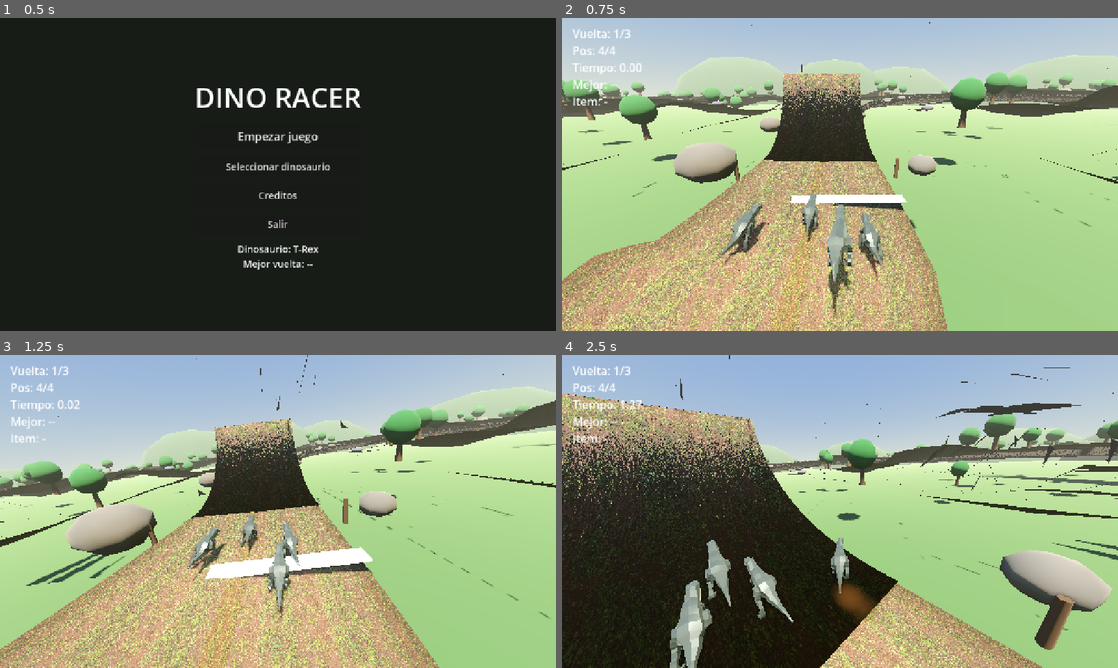
Above: before the commit, frames 1-4 (two rows, left to right).
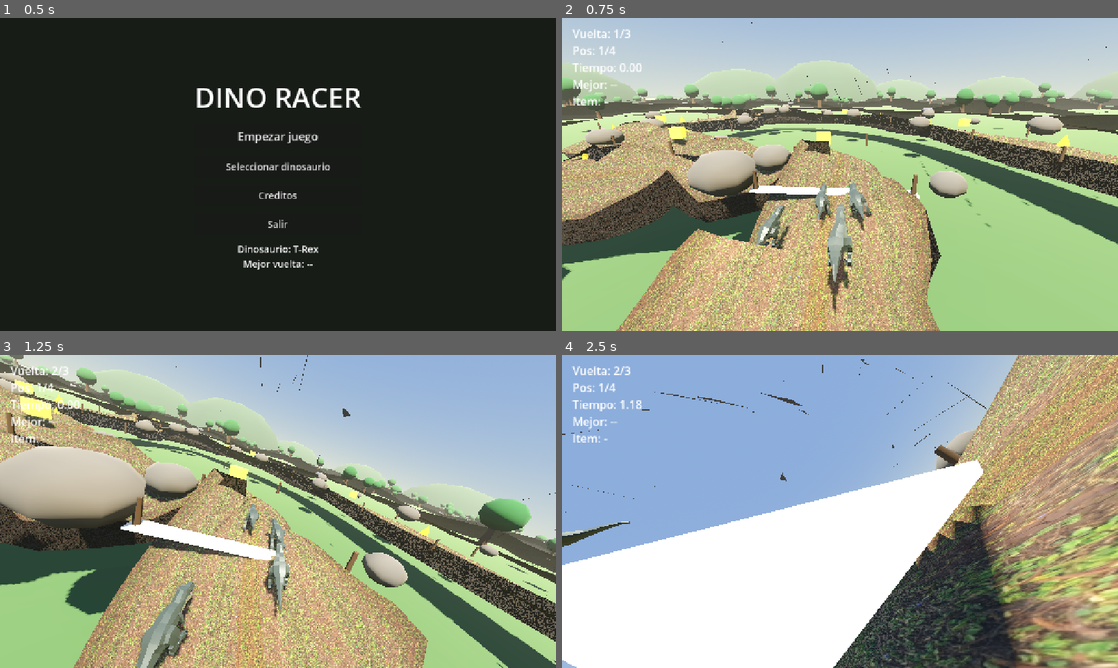
Above: after the commit, the same moments.

Repository: antoniojmonge/dinogame
Game: Godot game, scene res://scenes/menu.tscn
Two runs of this game, one before a commit and one after it. Both use one fixed random seed, a clock stepped at 60 frames per second and the inputs below.
Inputs:
- Up to frame 1 (0.5 s): no input
- Up to frame 2 (0.75 s): click "Empezar juego" at 0.5 s
- Up to frame 3 (1.25 s): no input
- Up to frame 4 (2.5 s): tap Enter at 1.25 s; hold D (move_right) 1.28-2.03 s; tap E (ability) at 1.35 s; tap Space (jump) at 1.52, 2.27 s; hold A (move_left) from 2.03 s (still down); tap Shift (drift) at 2.1 s

Frame 1 is identical in both runs. In frame 2, 56% of the frame differs, in the area x 0-100%, y 1-100%; in frame 3, 80%; in frame 4, 86%, in the area x 0-100%, y 0-100%.

Commit message:
Usa el circuito de tracks/pista_1.blend como pista
- Extraida la curva NurbsPath del .blend -> puntos de control del trazado

- track.gd usa ese circuito (reorientado y escalado); loop desactivado

- Import .blend exportado a glb (track_import) + escena con colision trimesh

- Ruta de Blender configurada en Editor Settings

Diff:
--- /dev/null
+++ b/scenes/imported_track.tscn
@@ -0,0 +1,6 @@
+[gd_scene load_steps=2 format=3]
+
+[ext_resource type="Script" path="res://scripts/imported_track.gd" id="1_imp"]
+
+[node name="ImportedTrack" type="Node3D"]
+script = ExtResource("1_imp")
--- /dev/null
+++ b/scripts/imported_track.gd
@@ -0,0 +1,32 @@
+extends Node3D
+
+## Importa un modelo de pista (glb) y le genera colision estatica (trimesh).
+
+@export var model_path := "res://tracks/track_import.glb"
+
+
+func _ready() -> void:
+	var packed: PackedScene = load(model_path)
+	if packed == null:
+		push_warning("No se pudo cargar " + model_path)
+		return
+	var inst: Node = packed.instantiate()
+	add_child(inst)
+	var count := 0
+	for mi in _meshes(inst):
+		if mi.mesh != null:
+			mi.create_trimesh_collision()
+			for child in mi.get_children():
+				if child is StaticBody3D:
+					child.collision_layer = 1
+			count += 1
+	print("PISTA importada: ", count, " mallas con colision")
+
+
+func _meshes(n: Node) -> Array:
+	var out := []
+	if n is MeshInstance3D:
+		out.append(n)
+	for c in n.get_children():
+		out.append_array(_meshes(c))
+	return out
--- a/scripts/track.gd
+++ b/scripts/track.gd
@@ -3,7 +3,7 @@
 ## Genera una pista cerrada en forma de cinta siguiendo una curva suave,
 ## con bordillos, marcas de carril, colision, obstaculos y decoracion.
 
-@export var road_width := 11.0
+@export var road_width := 9.0
 @export var road_thickness := 1.0
 @export var curb_width := 1.0
 @export var lane_width := 0.35
@@ -23,6 +23,7 @@
 const LOOP_OFFSET := 14.0
 const LOOP_RADIUS := 4.5
 const LOOP_DRIFT := 28.3
+const USE_LOOP := false
 
 var _curve: Curve3D
 var _path := PackedVector3Array()
@@ -36,7 +37,8 @@
 	_build_base_floor()
 	_build_terrain()
 	_build_road()
-	_build_loop()
+	if USE_LOOP:
+		_build_loop()
 	_build_barriers()
 	_build_finish_line()
 	if build_obstacles:
@@ -81,18 +83,24 @@
 
 
 func _control_points() -> Array:
-	return [
-		Vector3(0, 0, 0),
-		Vector3(0, 1.0, -60),
-		Vector3(18, 3.0, -110),
-		Vector3(60, 6.0, -140),
-		Vector3(110, 7.0, -115),
-		Vector3(130, 6.0, -65),
-		Vector3(120, 6.0, -15),
-		Vector3(85, 5.0, 30),
-		Vector3(40, 3.0, 50),
-		Vector3(0, 1.0, 45),
+	# Trazado extraido de tracks/pista_1.blend (curva NurbsPath), reorientado
+	# para que el inicio mire hacia -Z y escalado.
+	var raw := [
+		Vector3(0.0, 0.0, 0.0),
+		Vector3(0.0, 0.0, -17.99),
+		Vector3(-11.87, 0.0, -11.79),
+		Vector3(-24.46, 0.0, -9.71),
+		Vector3(-20.74, 0.0, -28.49),
+		Vector3(-39.85, 0.0, -29.54),
+		Vector3(-30.26, 0.0, -66.43),
+		Vector3(-31.53, 0.0, -63.48),
+		Vector3(-17.62, 0.0, -77.19),
+		Vector3(13.15, 0.0, -55.06),
+		Vector3(26.07, 0.0, -23.99),
+		Vector3(27.33, 0.0, 11.1),
+		Vector3(1.83, 0.0, 22.05),
 	]
+	return raw
 
 
 func _make_curve(pts: Array) -> Curve3D:
@@ -167,7 +175,7 @@
 		var ua: Vector3 = ring_ups[i]
 		var ub: Vector3 = ring_ups[(i + 1) % samples]
 		var off_i := (float(i) / float(samples)) * total
-		if off_i >= LOOP_OFFSET - 0.2 and off_i <= LOOP_OFFSET + LOOP_DRIFT + 0.2:
+		if USE_LOOP and off_i >= LOOP_OFFSET - 0.2 and off_i <= LOOP_OFFSET + LOOP_DRIFT + 0.2:
 			continue
 		for k in qcolors.size():
 			var cl: Color = qcolors[k][0]
--- /dev/null
+++ b/textures/Rocks012_1K-JPG.tres
@@ -0,0 +1,15 @@
+[gd_resource type="StandardMaterial3D" load_steps=5 format=3 uid="acg_n80bkqf7"]
+
+[ext_resource type="Texture2D" uid="uid://acg_8ht0yup7" id="Color" path="./Rocks012_1K-JPG_Color.jpg"]
+[ext_resource type="Texture2D" uid="uid://acg_5xo4s62n" id="Displacement" path="./Rocks012_1K-JPG_Displacement.jpg"]
+[ext_resource type="Texture2D" uid="uid://acg_u3vw4anq" id="Roughness" path="./Rocks012_1K-JPG_Roughness.jpg"]
+[ext_resource type="Texture2D" uid="uid://acg_6ijdhkn0" id="NormalGL" path="./Rocks012_1K-JPG_NormalGL.jpg"]
+[resource]
+albedo_texture = ExtResource("Color")
+roughness_texture = ExtResource("Roughness")
+roughness_texture_channel = 4
+normal_texture = ExtResource("NormalGL")
+normal_enabled = true
+heightmap_texture = ExtResource("Displacement")
+heightmap_scale = 1.0
+heightmap_enabled = true
Not shown, added: scripts/imported_track.gd.uid
Binary file added: textures/Rocks012.png
Not shown, added: textures/Rocks012.png.import
Binary file added: textures/Rocks012_1K-JPG_Color.jpg
Not shown, added: textures/Rocks012_1K-JPG_Color.jpg.import
Binary file added: textures/Rocks012_1K-JPG_Displacement.jpg
Not shown, added: textures/Rocks012_1K-JPG_Displacement.jpg.import
Binary file added: textures/Rocks012_1K-JPG_NormalDX.jpg
Not shown, added: textures/Rocks012_1K-JPG_NormalDX.jpg.import
Binary file added: textures/Rocks012_1K-JPG_NormalGL.jpg
Not shown, added: textures/Rocks012_1K-JPG_NormalGL.jpg.import
Binary file added: textures/Rocks012_1K-JPG_Roughness.jpg
(and 16 more such lines)
